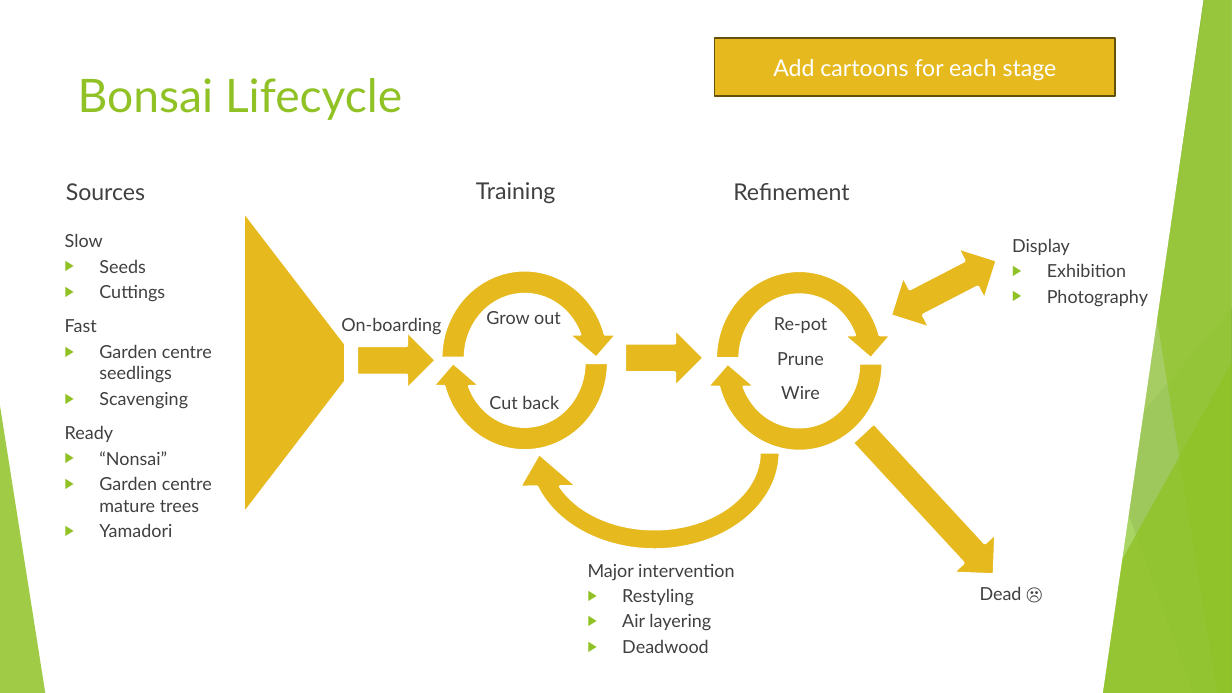
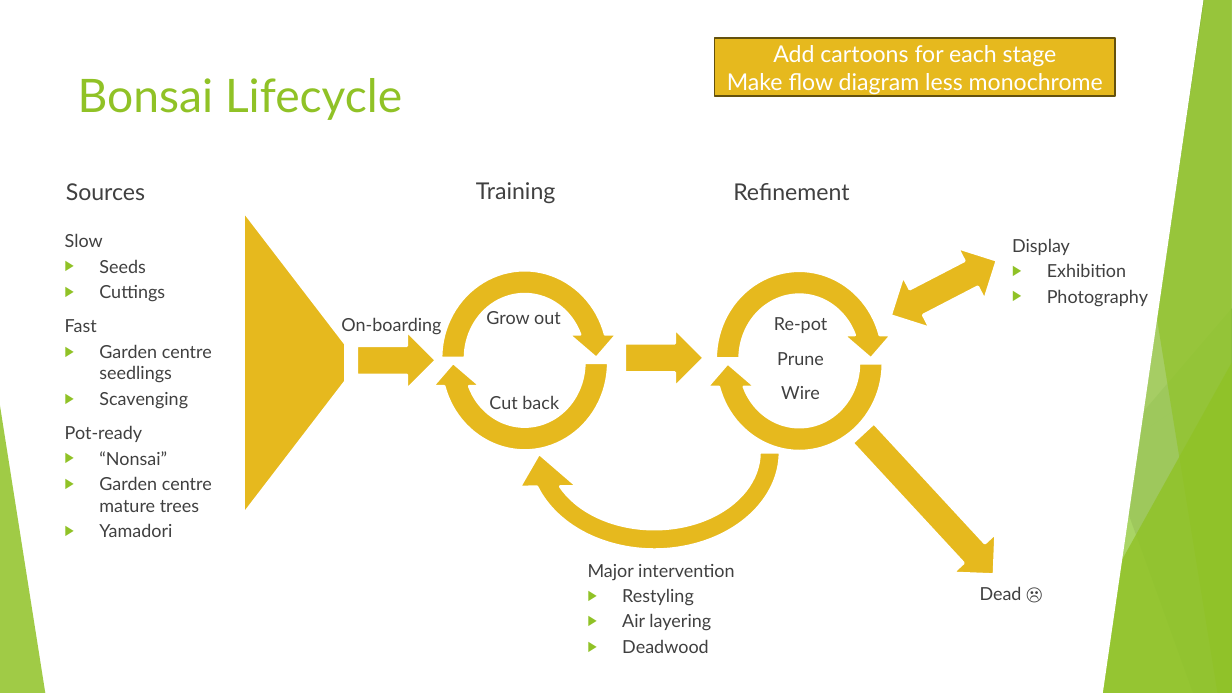
Before and after one commit to AlexLabram/Bonsai, a slide deck: slide 18 of Courseware/Bonsai On A Budget (running).pptx. Drawn at 1232x693 pixels with LibreOffice and Linux fonts; fonts in the diff are those of the drawing. Boxes give left, top, right and bottom in pixels: in the first picture for what was removed or moved away, otherwise in the second. Text is boxed around its words. In the diff, an @@ line names an element or a change of style, - is before the commit and + after.

```diff
--- a/Courseware/Bonsai On A Budget (running).pptx
+++ b/Courseware/Bonsai On A Budget (running).pptx
@@ text in rectangle at [727, 73, 1103, 95]: paragraph added @@
+Make flow diagram less monochrome
@@ text at [65, 425, 142, 442]: text changed @@
-Ready
+Pot-ready
```
Also in this commit, not shown: 5 other slides changed, 1 slide added.
